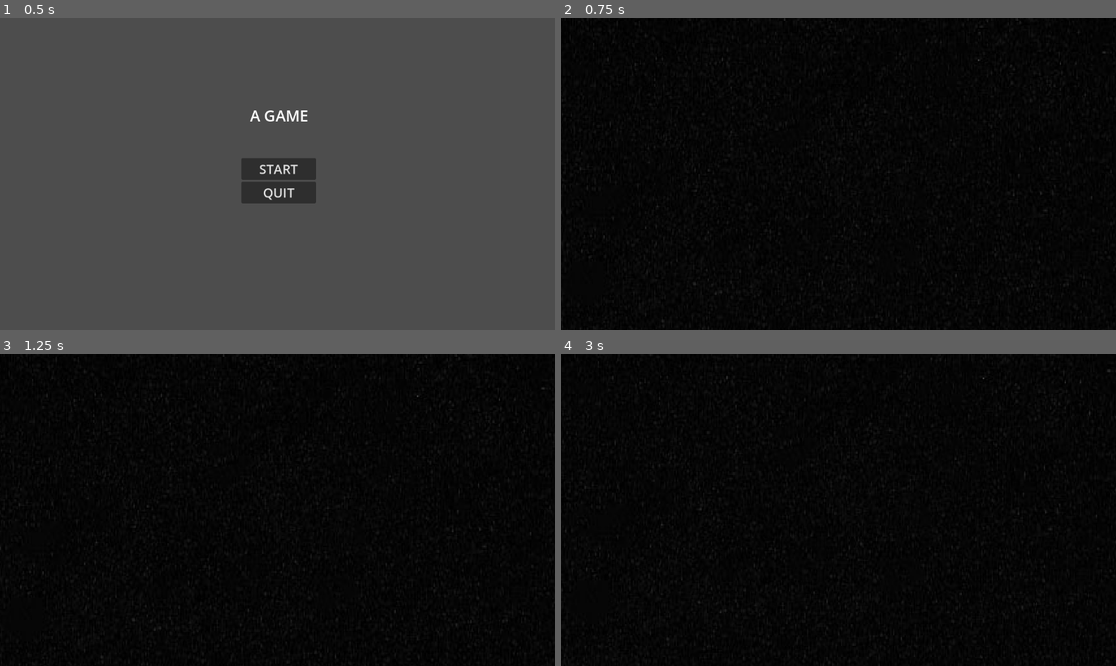
Above: before the commit, frames 1-4 (two rows, left to right).
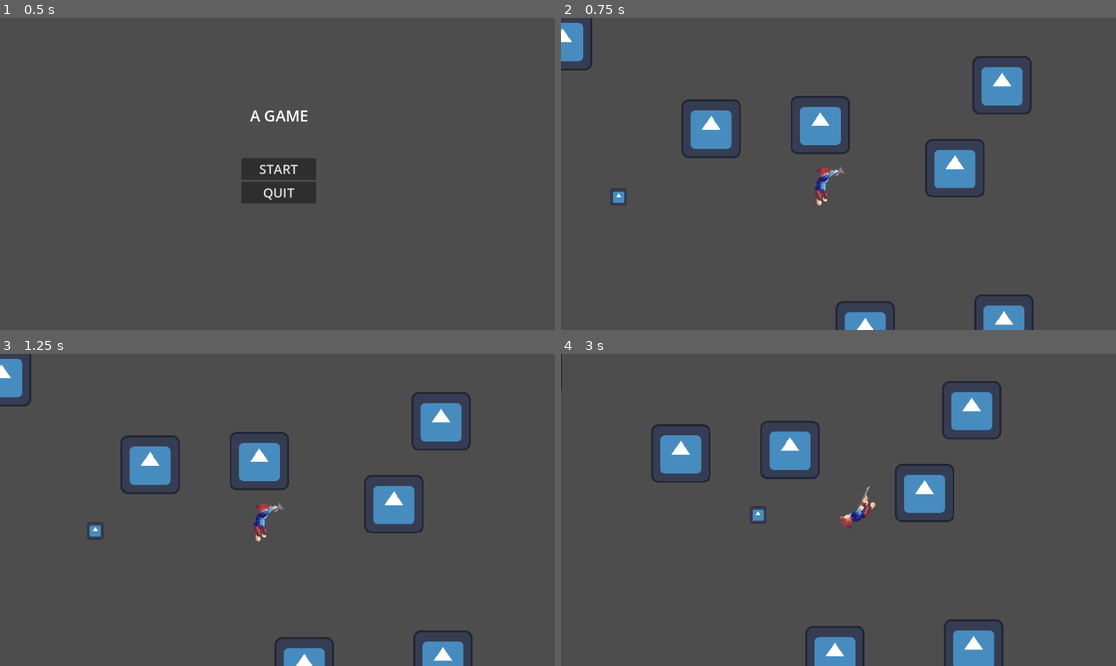
Above: after the commit, the same moments.

Repository: JakeTheHermitCrab/GodotGame-FlashSpace
Game: Godot game, scene res://scenes/start_screen.tscn
The game is run twice, just before and just after one commit, with the same random seed, the same clock (stepped at 60 frames per second) and the same inputs. The engine's default icon, where the game draws it, is replaced by a stand-in: a white triangle on a blue panel in a dark square.
Inputs (mouse positions are in pixels of both pictures, inside the frame that each line leads up to):
- Up to frame 1 (0.5 s): no input
- Up to frame 2 (0.75 s): click "START" at 0.5 s
- Up to frame 3 (1.25 s): no input
- Up to frame 4 (3 s): tap Enter (ui_accept) at 1.25, 1.52, 2.27 s; move the mouse to (960, 494) at 1.27 s; hold D (right) 1.28-2.78 s; click (960, 494) at 1.35 s; move the mouse to (727, 525) at 2.02 s; tap 1 (itemSlot1) at 2.1 s; click (727, 525) at 2.3 s; move the mouse to (894, 441) at 2.77 s; hold A (left) from 2.78 s (still down); tap 2 (itemSlot2) at 2.85 s

Frame 1 is identical in both runs. In frame 2, 100% of the frame differs, in the area x 0-100%, y 0-100%; in frame 3, 100%; in frame 4, 100%.
Error after the commit: Invalid access to property or key '_on_enemy_hurt' on a base object of type 'CharacterBody2D (player.gd)'. (res://scripts/enemy.gd:14)

Commit message:
i
messed up damage code and will have to go back to trouble shoot

Diff:
--- a/scenes/main.tscn
+++ b/scenes/main.tscn
@@ -12,6 +12,7 @@
 [ext_resource type="PackedScene" uid="uid://dawsnfcxawrmi" path="res://scenes/compas.tscn" id="6_tefeu"]
 [ext_resource type="Script" uid="uid://dgienq4igj2ro" path="res://scripts/bg.gd" id="8_tipki"]
 [ext_resource type="Texture2D" uid="uid://demltojmyi5nj" path="res://icon.svg" id="11_ya4ey"]
+[ext_resource type="PackedScene" uid="uid://dgiya2u5hq2b5" path="res://scenes/enemy.tscn" id="13_trceg"]
 
 [sub_resource type="AtlasTexture" id="AtlasTexture_eb6dy"]
 atlas = ExtResource("3_ya4ey")
@@ -74,6 +75,7 @@
 [node name="playerRelated" type="Node2D" parent="." unique_id=1936004290]
 
 [node name="BG2" type="Node2D" parent="playerRelated" unique_id=972963369]
+visible = false
 position = Vector2(571, 318)
 script = ExtResource("2_85g3d")
 
@@ -105,6 +107,7 @@
 position = Vector2(32, -1)
 
 [node name="Camera2D" type="Camera2D" parent="playerRelated/player" unique_id=1230174598]
+visible = false
 position = Vector2(33, -22)
 zoom = Vector2(1.045, 1.045)
 
@@ -174,6 +177,9 @@
 enter_cost = 1.0
 script = ExtResource("2_a8y0u")
 
+[node name="enemy" parent="." unique_id=347087174 instance=ExtResource("13_trceg")]
+position = Vector2(-3334, -1815)
+
 [connection signal="itemSwitch1" from="." to="playerRelated/player" method="_on_main_item_switch_1"]
 [connection signal="itemSwitch1" from="." to="playerRelated/player/playerArm" method="_on_main_item_switch_1"]
 [connection signal="itemSwitch2" from="." to="playerRelated/player" method="_on_main_item_switch_2"]
@@ -184,3 +190,4 @@
 [connection signal="flashLightSwitch" from="playerRelated/player" to="playerRelated/player/playerArm/flashLight" method="_on_player_flash_light_switch"]
 [connection signal="gunHasShot" from="playerRelated/player" to="playerRelated/player/playerArm/shotgun" method="_on_player_gun_has_shot"]
 [connection signal="shotGunSwitch" from="playerRelated/player" to="playerRelated/player/playerArm/shotgun" method="_on_player_shot_gun_switch"]
+[connection signal="enemydamage" from="playerRelated/player/playerArm/shotgun" to="enemy" method="_on_shotgun_enemydamage"]
--- a/scripts/enemy.gd
+++ b/scripts/enemy.gd
@@ -6,7 +6,7 @@
 var damage = 1.0
 var time = 0.0
 var timeUpdate = 0.9
-signal hurt()
+
 
 func _ready():
 	var player = get_tree().root.find_child("player", true, false)
@@ -29,8 +29,13 @@
 			if time >= timeUpdate:
 				emit_signal("hurt")
 				time = 0.0
-
+	if health == 0.0:
+		print("die")
+		queue_free()
 
 func _on_navigation_agent_2d_velocity_computed(safe_velocity: Vector2) -> void:
 	velocity = safe_velocity
 	move_and_slide()
+
+func _on_shotgun_enemydamage() -> void:
+	health -= 1.0
--- a/scripts/player.gd
+++ b/scripts/player.gd
@@ -39,7 +39,6 @@
 		var rotationSpeed: float = PI * 2
 		rotation = lerp_angle(rotation, mainAngle, delta * rotationSpeed)
 
-
 func movement():
 	var moveDirection = Input.get_vector("left", "right", "up", "down")
 	velocity = moveDirection * SPEED
@@ -63,15 +62,10 @@
 	Global.isFlashSelected = 0
 	Global.isGunSelected = 1
 	Global.isCompassSelected = 0
-#
+
 signal compassSwitch
 func _on_main_item_switch_3() -> void:
 	emit_signal("compassSwitch")
 	Global.isFlashSelected = 0
 	Global.isGunSelected = 0
 	Global.isCompassSelected = 1
-
-
-func _on_enemy_hurt() -> void:
-	health -= 1.0
-	print(health)
--- a/scripts/shotgun.gd
+++ b/scripts/shotgun.gd
@@ -2,8 +2,8 @@
 
 @onready var ray_cast_2d: RayCast2D = $RayCast2D
 @onready var player = get_tree().get_first_node_in_group("player")
-
-
+@onready var enemy: CharacterBody2D = $"../../../../enemy"
+signal enemydamage()
 # Called when the node enters the scene tree for the first time.
 func _ready() -> void:
 	hide()
@@ -19,9 +19,8 @@
 	if Input.is_action_just_pressed("leftClick") and Global.isGunSelected == 1:
 		Global.gunShoot = 1
 		if ray_cast_2d.is_colliding():
-			print("bang")
-		else:
-			print("nothing")
+			if ray_cast_2d.get_collider() == enemy:
+				emit_signal("enemydamage")
 	else:
 		Global.gunShoot = 0
 
